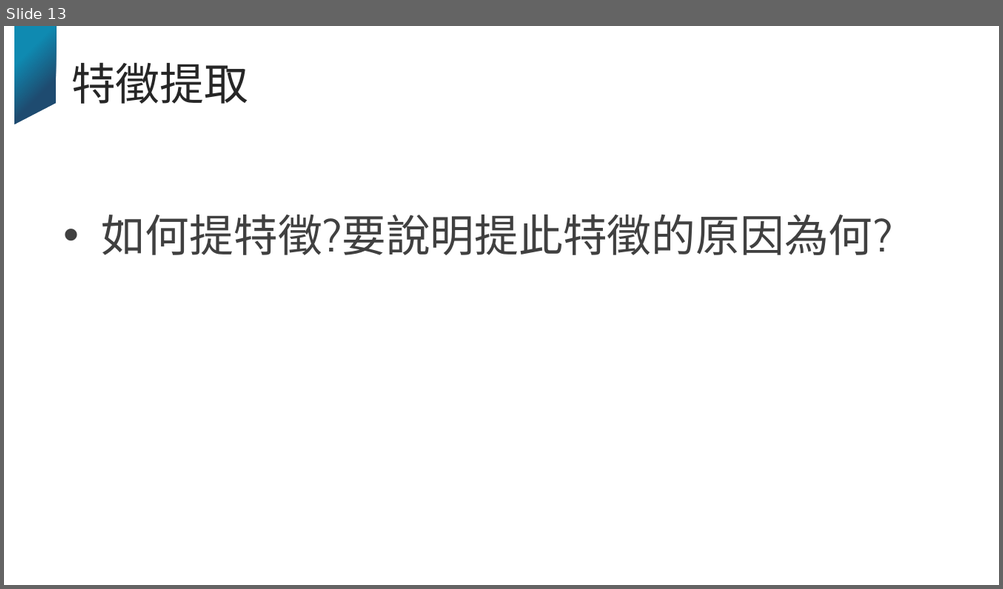
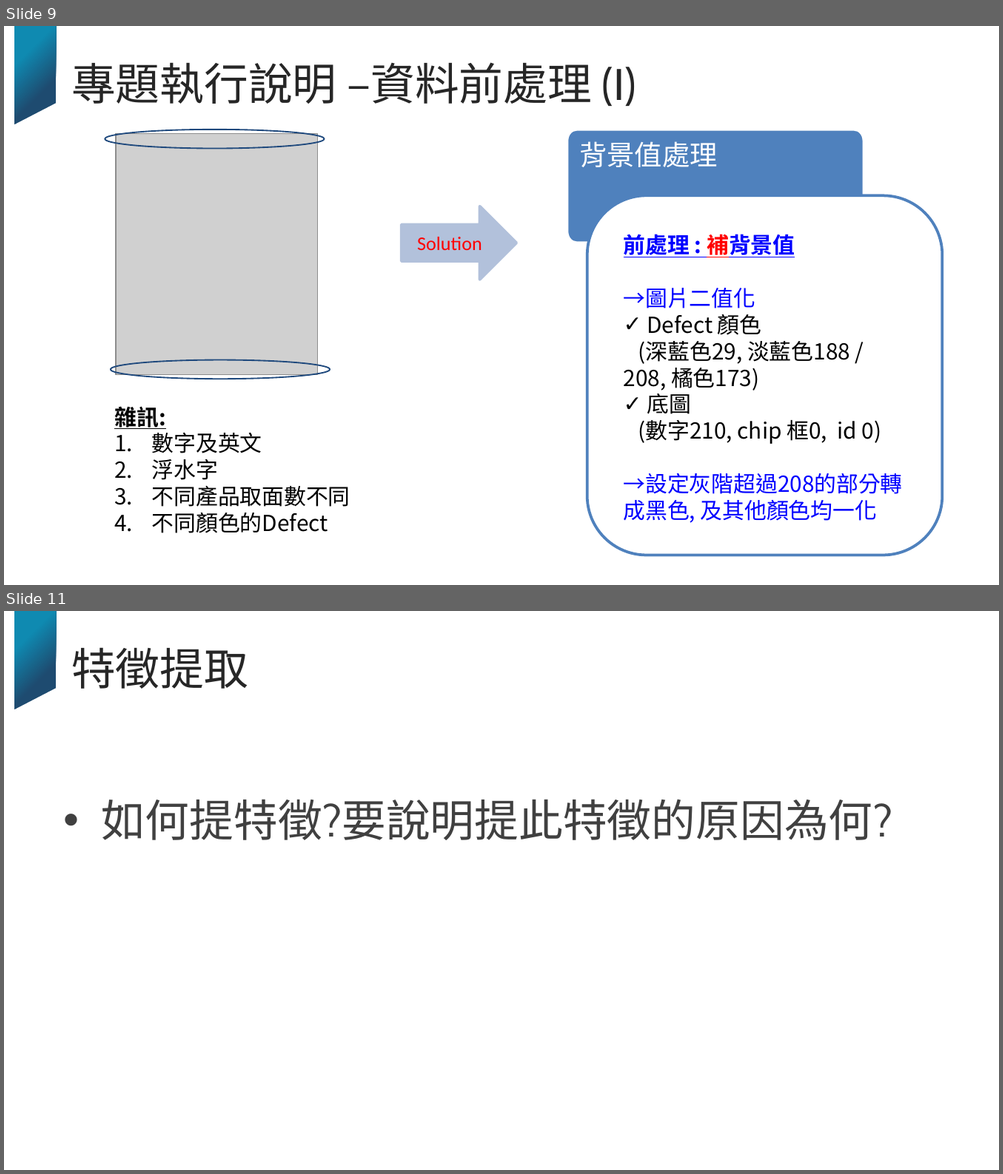
Before and after one commit to JoyLiii/temp, a slide deck: 學以致用_tarmap判讀與預警.pptx. Shown one above the other, each under a label of ours: slide 13 before the commit, slides 9 and 11 after it; the slides between them are not shown. The pictures are 1003x589 and 1003x1174 pixels, drawn with LibreOffice and Linux fonts; fonts in the diff are those of the drawing; grey boxes stand for pictures; background and template pictures are left out. Boxes give left, top, right and bottom in pixels: in the first picture for what was removed or moved away, otherwise in the second. Text is boxed around its words. In the diff, an @@ line names an element or a change of style, - is before the commit and + after.

```diff
--- a/學以致用_tarmap判讀與預警.pptx
+++ b/學以致用_tarmap判讀與預警.pptx
@@ slide 9 added at (4,26,999,585), background #FFFFFF; not listed: 1 template element that a slide beside it also shows @@
@@ title added at (71,62,636,106), 32 pt, text #262626 @@
+專題執行說明 –資料前處理 (I)
@@ ellipse added at (105,130,324,148), outline #1F497D 1 pt @@
@@ picture added at (116,133,317,374) @@
@@ freeform shape added at (567,130,863,243), fill #4F81BD, outline #FFFFFF 2 pt, 20 pt, text #FFFFFF @@
+背景值處理
@@ rounded rectangle added at (587,196,942,556), fill #FFFFFF at 90% opacity, outline #4F81BD 2 pt, 16 pt, text #000000 @@
+前處理 : 補背景值
+→圖片二值化
+✓ Defect 顏色
+(深藍色29, 淡藍色188 / 208, 橘色173)
+✓ 底圖
+(數字210, chip 框0, id 0)
+→設定灰階超過208的部分轉成黑色, 及其他顏色均一化
@@ right arrow added at (401,206,516,280), fill #B2C1DB, outline #B2C1DB 2 pt, 14 pt, text #FF0000 @@
+Solution
@@ ellipse added at (111,360,330,379), outline #1F497D 1 pt @@
@@ text added at (114,406,350,534), 16 pt, text #000000 @@
+雜訊:
+1. 數字及英文
+2. 浮水字
+3. 不同產品取面數不同
+4. 不同顏色的Defect
@@ what was slide 13 is now slide 11 @@
```
Also in this commit, not shown: 4 slides changed, 3 other slides added, 6 slides removed, 1 other file.
